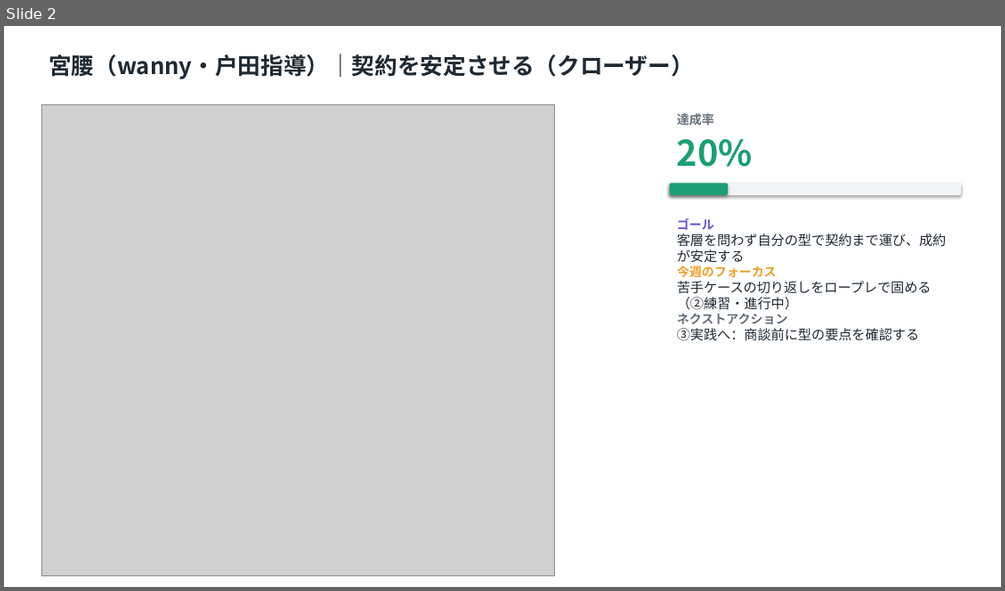
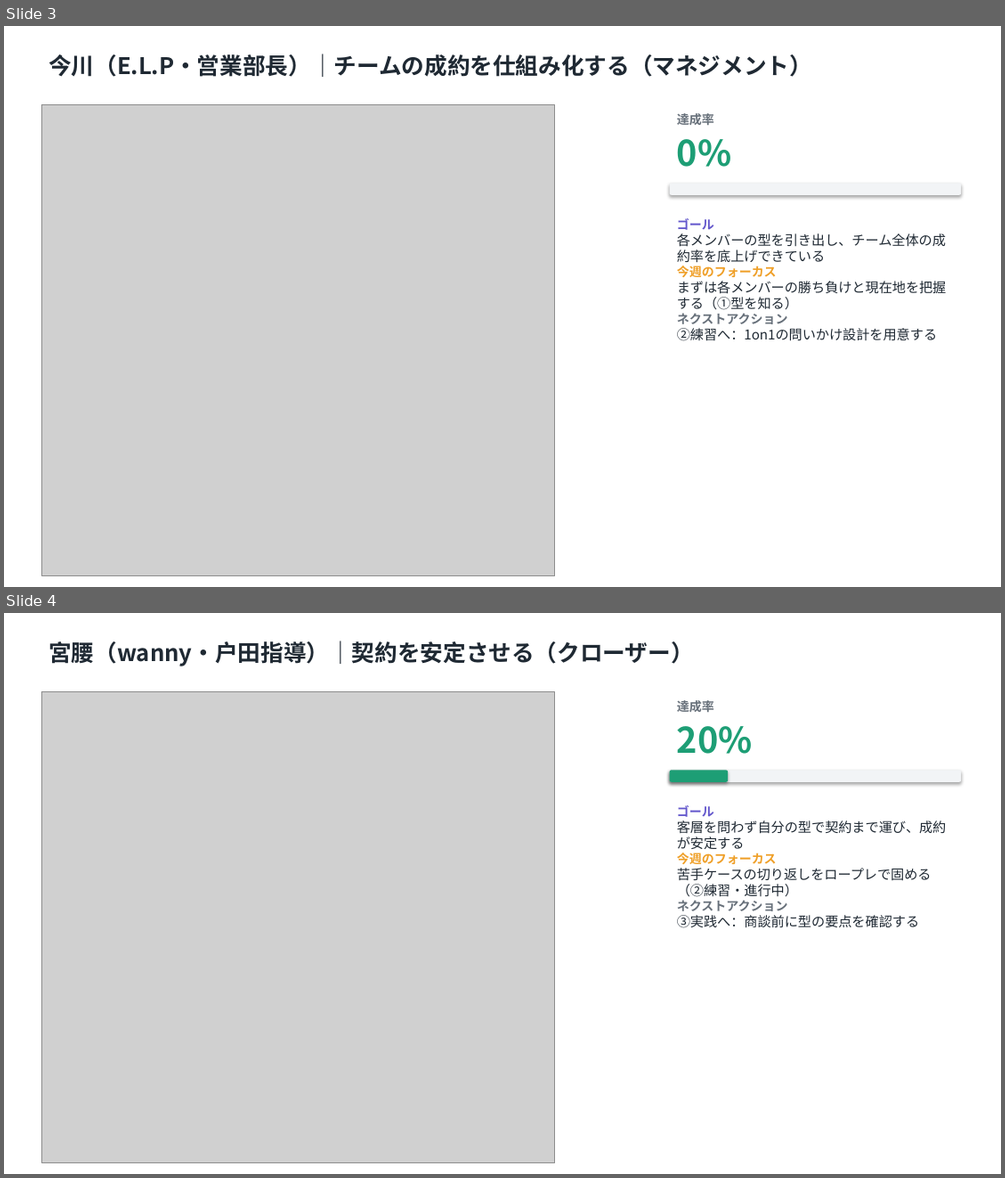
Before and after one commit to MGC-inc/e.l.p-, a slide deck: tools/goalmap/out/週次ゴール進捗_2026-W26.pptx. Shown one above the other, each under a label of ours: slide 2 before the commit, slides 3 and 4 after it. The pictures are 1005x591 and 1005x1178 pixels, drawn with LibreOffice and Linux fonts; fonts in the diff are those of the drawing; grey boxes stand for pictures. Boxes give left, top, right and bottom in pixels: in the first picture for what was removed or moved away, otherwise in the second. Text is boxed around its words. In the diff, an @@ line names an element or a change of style, - is before the commit and + after.

```diff
--- a/tools/goalmap/out/週次ゴール進捗_2026-W26.pptx
+++ b/tools/goalmap/out/週次ゴール進捗_2026-W26.pptx
@@ slide 3 added at (4,26,1001,587), background #FFFFFF @@
@@ text added at (48,54,812,77), 22 pt, text #1F2933, bold @@
+今川（E.L.P・営業部長）｜チームの成約を仕組み化する（マネジメント）
@@ picture added at (41,104,555,576) @@
@@ text added at (677,113,714,125), 12 pt, text #67707A, bold @@
+達成率
@@ text added at (677,139,732,167), 34 pt, text #1D9E75, bold @@
+0%
@@ rounded rectangle added at (670,183,961,195), fill #F2F4F6 @@
@@ text added at (677,218,947,341), 13 pt, text #1F2933 @@
+ゴール
+各メンバーの型を引き出し、チーム全体の成約率を底上げできている
+今週のフォーカス
+まずは各メンバーの勝ち負けと現在地を把握する（①型を知る）
+ネクストアクション
+②練習へ：1on1の問いかけ設計を用意する
@@ what was slide 2 is now slide 4 @@
```
Also in this commit, not shown: 1 slide changed, 4 other slides added, 17 other files.
